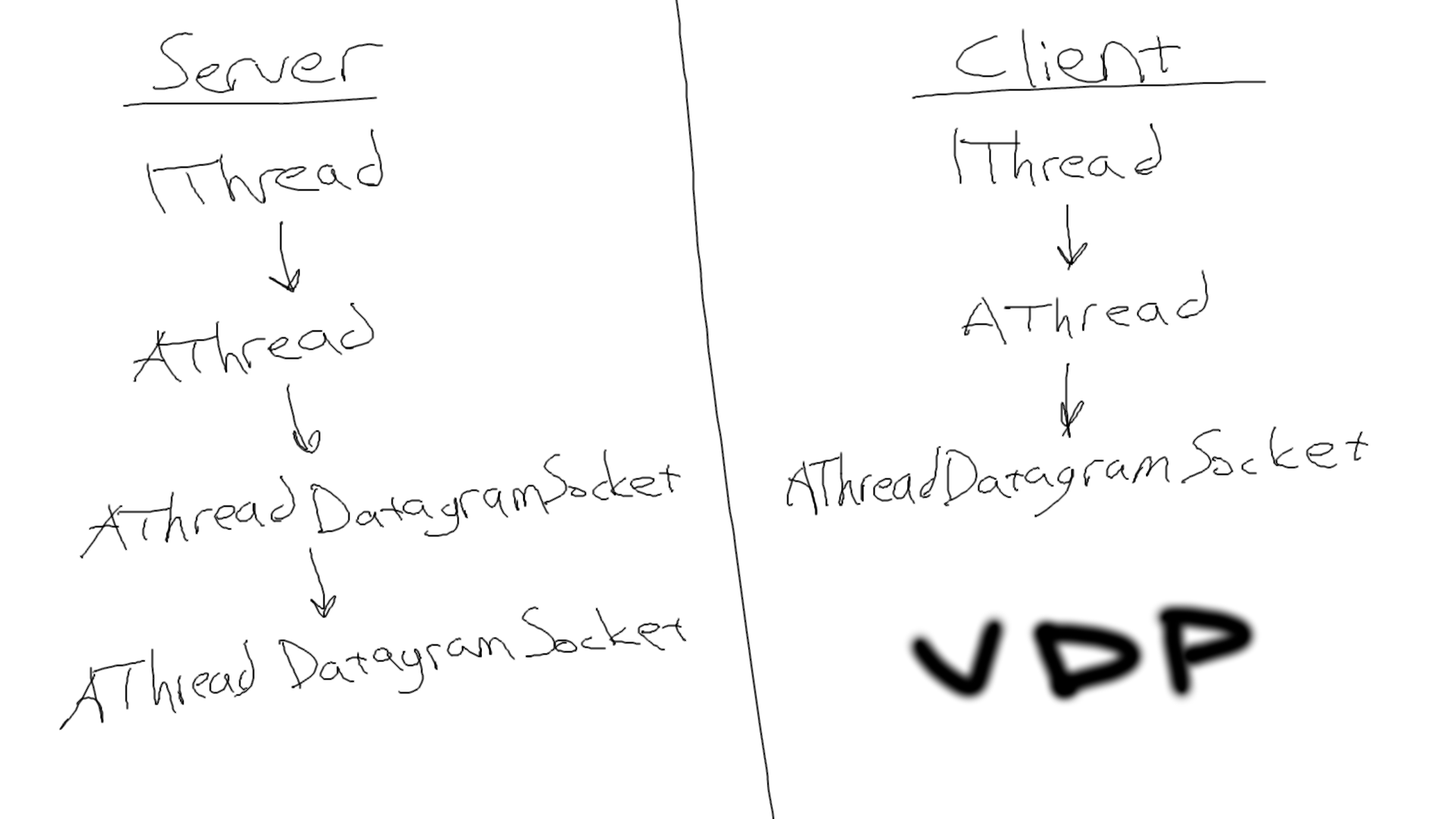
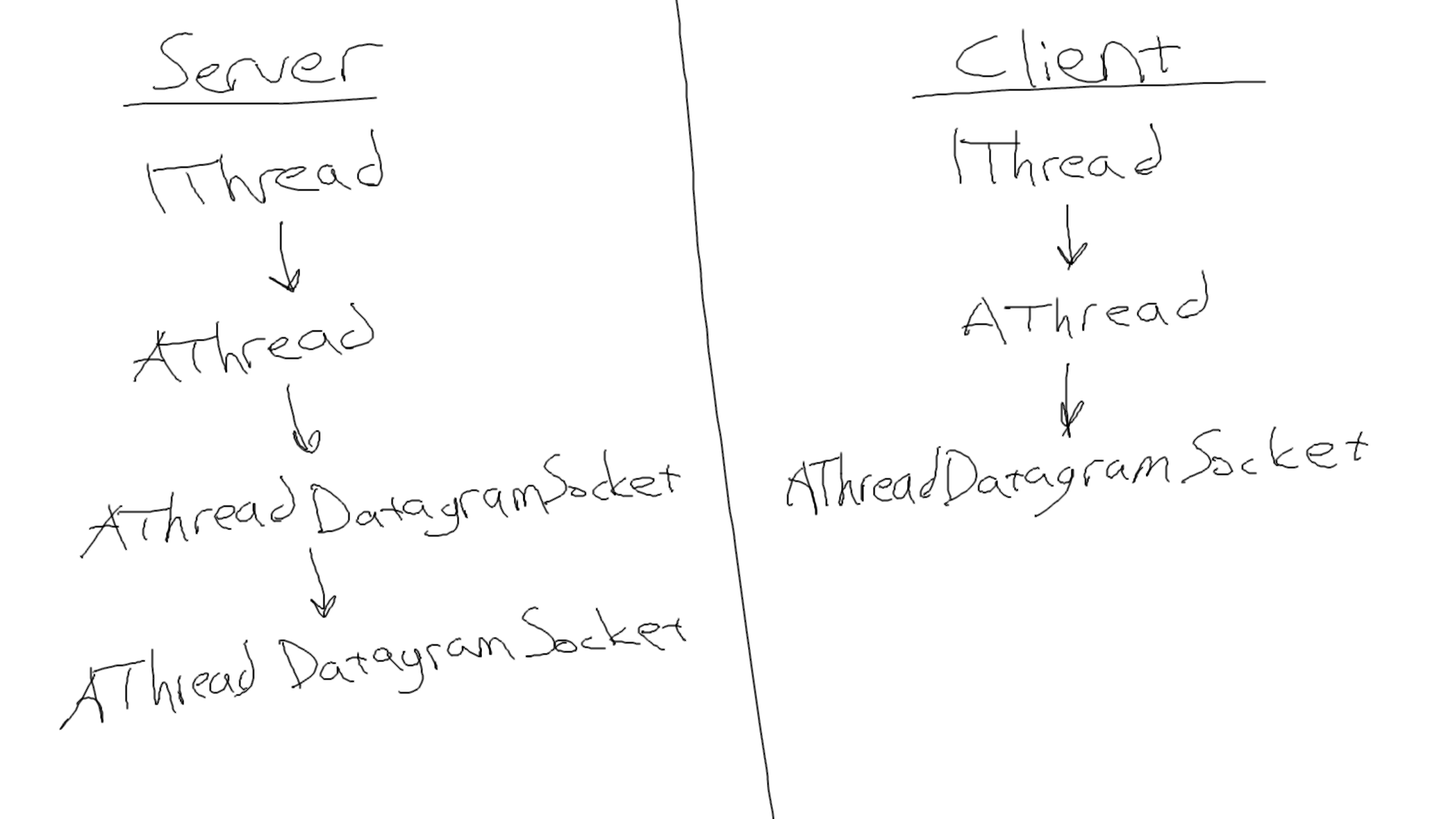
Comparing the layer stacks of the two (1455, 819) images. Changes:
painted on "Background" over [903, 598, 1261, 707]
